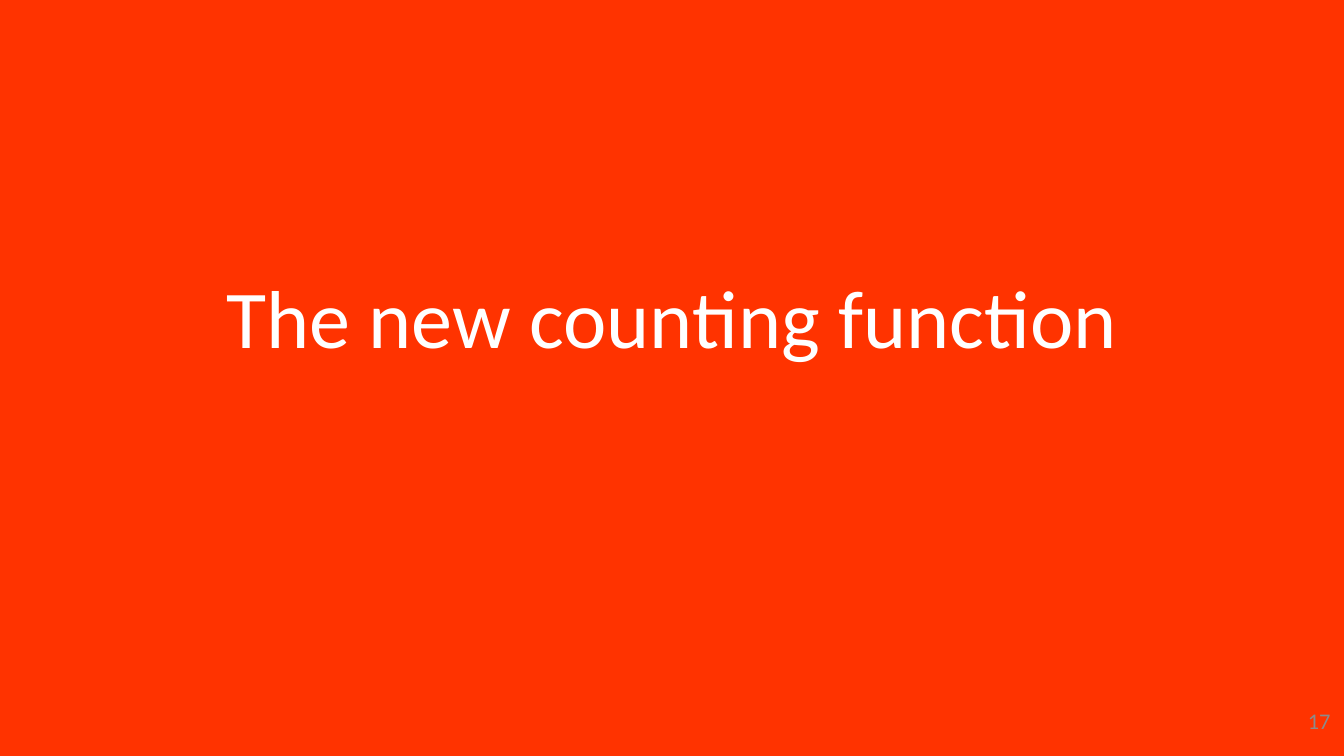
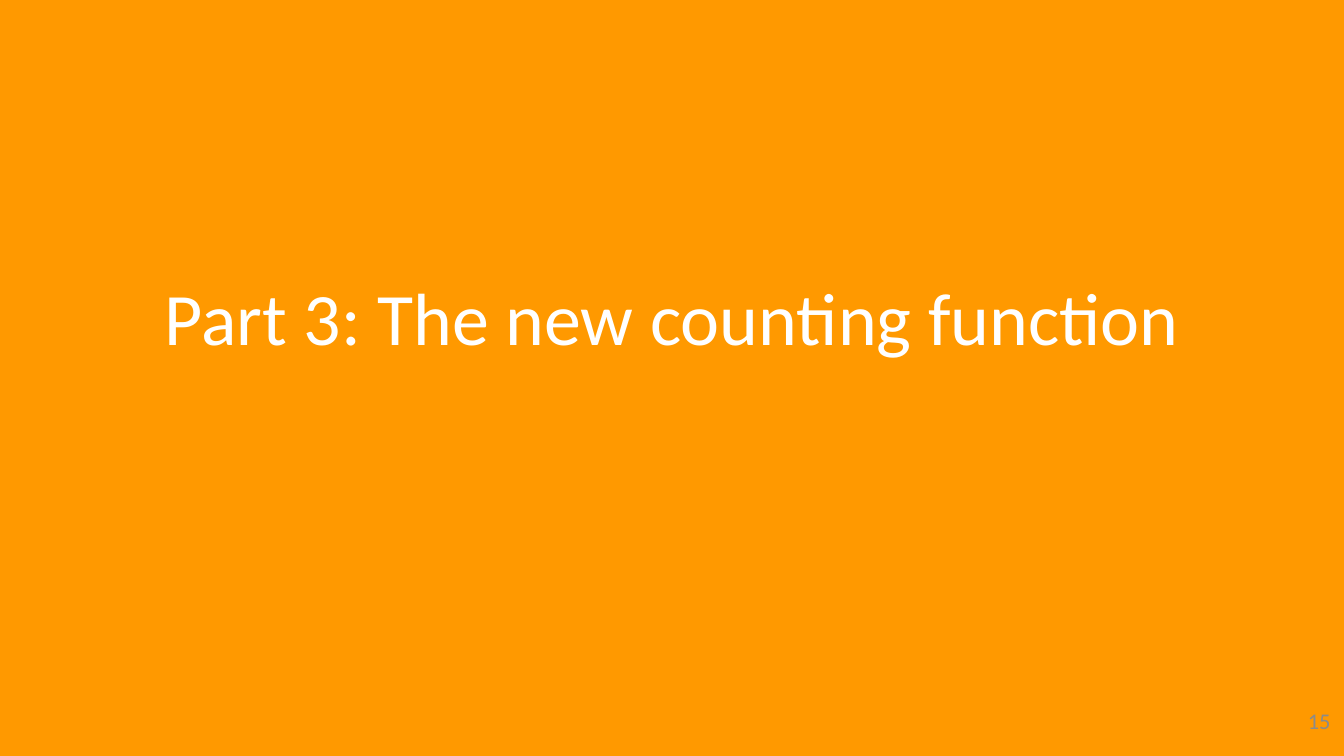
Before and after one commit to hansdejongehv/scratchClient-Tutorials, a slide deck: slide 15 of scratchClientTutorial/UK---English/UK - 3 - scratchCl Advanced Tutorial.pptx (slide 17 before the commit). Drawn at 1344x756 pixels with LibreOffice and Linux fonts; fonts in the diff are those of the drawing. Boxes give left, top, right and bottom in pixels: in the first picture for what was removed or moved away, otherwise in the second. Text is boxed around its words. In the diff, an @@ line names an element or a change of style, - is before the commit and + after.

```diff
--- a/scratchClientTutorial/UK---English/UK - 3 - scratchCl Advanced Tutorial.pptx
+++ b/scratchClientTutorial/UK---English/UK - 3 - scratchCl Advanced Tutorial.pptx
@@ background #FF3300 to #FF9900 @@
@@ title at box(165, 293, 1178, 358): text changed; size 44 to 39.6 pt @@
-The new counting function
+Part 3: The new counting function
@@ page number at box(1308, 714, 1331, 729): text changed @@
-17
+15
```
Also in this commit, not shown: 20 other slides changed, 2 slides removed, 41 other files.
